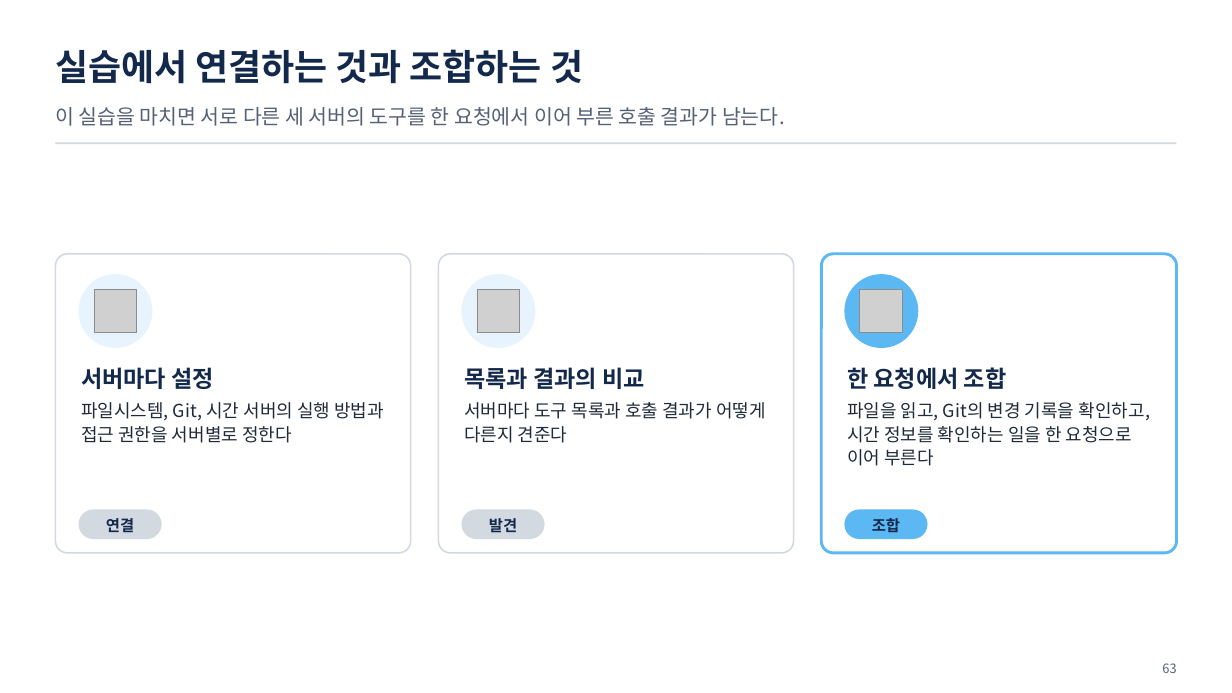
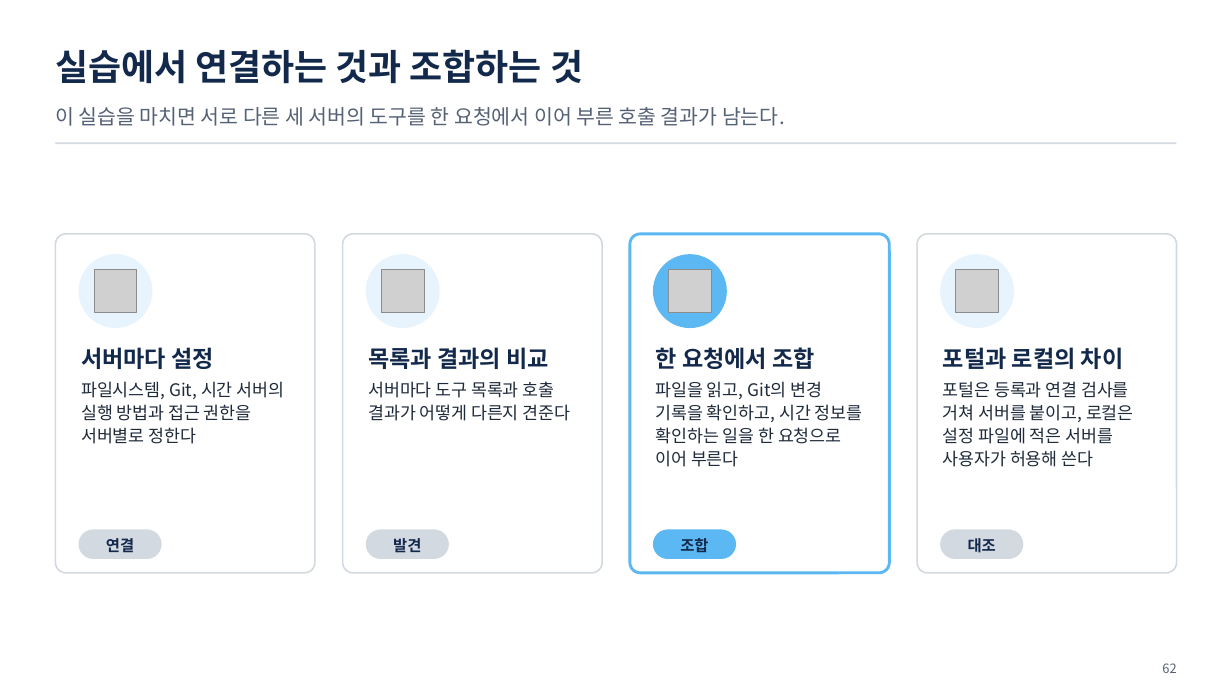
Before and after one commit to uengine-oss/hyd-iot-edu, a slide deck: slide 62 of docs/교재/통합반/06일차/통합반_06일차.pptx (slide 63 before the commit). Drawn at 1232x693 pixels with LibreOffice and Linux fonts; fonts in the diff are those of the drawing; grey boxes stand for pictures. Boxes give left, top, right and bottom in pixels: in the first picture for what was removed or moved away, otherwise in the second. Text is boxed around its words. In the diff, an @@ line names an element or a change of style, - is before the commit and + after.

```diff
--- a/docs/교재/통합반/06일차/통합반_06일차.pptx
+++ b/docs/교재/통합반/06일차/통합반_06일차.pptx
@@ rounded rectangle resized from (x1=55, y1=254, x2=410, y2=554) to (x1=55, y1=234, x2=315, y2=573) @@
@@ rounded rectangle resized from (x1=438, y1=254, x2=793, y2=554) to (x1=343, y1=234, x2=603, y2=573) @@
@@ rounded rectangle resized from (x1=822, y1=254, x2=1177, y2=554) to (x1=630, y1=234, x2=890, y2=573) @@
@@ rounded rectangle added at (x1=917, y1=234, x2=1177, y2=573), fill #FFFFFF, outline #D3D9E1 1.25 pt @@
@@ ellipse moved from (x1=79, y1=274, x2=152, y2=348) to (x1=79, y1=254, x2=152, y2=328) @@
@@ ellipse moved from (x1=461, y1=274, x2=535, y2=348) to (x1=366, y1=254, x2=440, y2=328) @@
@@ ellipse moved from (x1=845, y1=274, x2=919, y2=348) to (x1=653, y1=254, x2=727, y2=328) @@
@@ ellipse added at (x1=940, y1=254, x2=1014, y2=328), fill #E7F3FD @@
@@ picture moved from (x1=94, y1=289, x2=137, y2=332) to (x1=94, y1=270, x2=137, y2=312) @@
@@ picture moved from (x1=477, y1=289, x2=519, y2=332) to (x1=382, y1=270, x2=424, y2=312) @@
@@ picture moved from (x1=860, y1=289, x2=903, y2=332) to (x1=668, y1=270, x2=711, y2=312) @@
@@ picture added at (x1=956, y1=270, x2=998, y2=312) @@
@@ text "서버마다 설정" moved from (x1=81, y1=367, x2=384, y2=443) to (x1=81, y1=347, x2=285, y2=444) @@
@@ text "목록과 결과의 비교" moved from (x1=464, y1=367, x2=766, y2=443) to (x1=368, y1=347, x2=571, y2=421) @@
@@ text "한 요청에서 조합" moved from (x1=847, y1=367, x2=1151, y2=466) to (x1=656, y1=347, x2=863, y2=467) @@
@@ text added at (x1=943, y1=347, x2=1134, y2=467), 13.5 pt, text #1F2A3A @@
+포털과 로컬의 차이
+포털은 등록과 연결 검사를 거쳐 서버를 붙이고, 로컬은 설정 파일에 적은 서버를 사용자가 허용해 쓴다
@@ text at (x1=81, y1=381, x2=285, y2=444): size 14 to 13.5 pt in "파일시스템, Git, 시간 서버의 실행 방법과 접근 ..." @@
@@ text at (x1=368, y1=381, x2=571, y2=421): size 14 to 13.5 pt in "서버마다 도구 목록과 호출 결과가 어떻게 다른지 ..." @@
@@ text at (x1=656, y1=381, x2=863, y2=467): size 14 to 13.5 pt in "파일을 읽고, Git의 변경 기록을 확인하고, 시간 ..." @@
@@ text "연결" moved from (x1=106, y1=518, x2=134, y2=532) to (x1=106, y1=538, x2=134, y2=552) @@
@@ rounded rectangle moved from (x1=79, y1=509, x2=162, y2=539) to (x1=79, y1=530, x2=162, y2=559) @@
@@ text "발견" moved from (x1=489, y1=518, x2=517, y2=533) to (x1=393, y1=538, x2=421, y2=553) @@
@@ rounded rectangle moved from (x1=461, y1=509, x2=544, y2=539) to (x1=366, y1=530, x2=449, y2=559) @@
@@ text "조합" moved from (x1=872, y1=518, x2=900, y2=532) to (x1=680, y1=538, x2=708, y2=552) @@
@@ rounded rectangle moved from (x1=845, y1=509, x2=928, y2=539) to (x1=653, y1=530, x2=737, y2=559) @@
@@ rounded rectangle added at (x1=940, y1=530, x2=1023, y2=559), fill #D3D9E1 @@
@@ text added at (x1=968, y1=538, x2=996, y2=553), 12 pt, text #13294B, bold @@
+대조
@@ text at (x1=1162, y1=663, x2=1176, y2=673): text changed @@
-63
+62
```
Also in this commit, not shown: 9 other slides changed, 1 slide removed, 25 other files.
